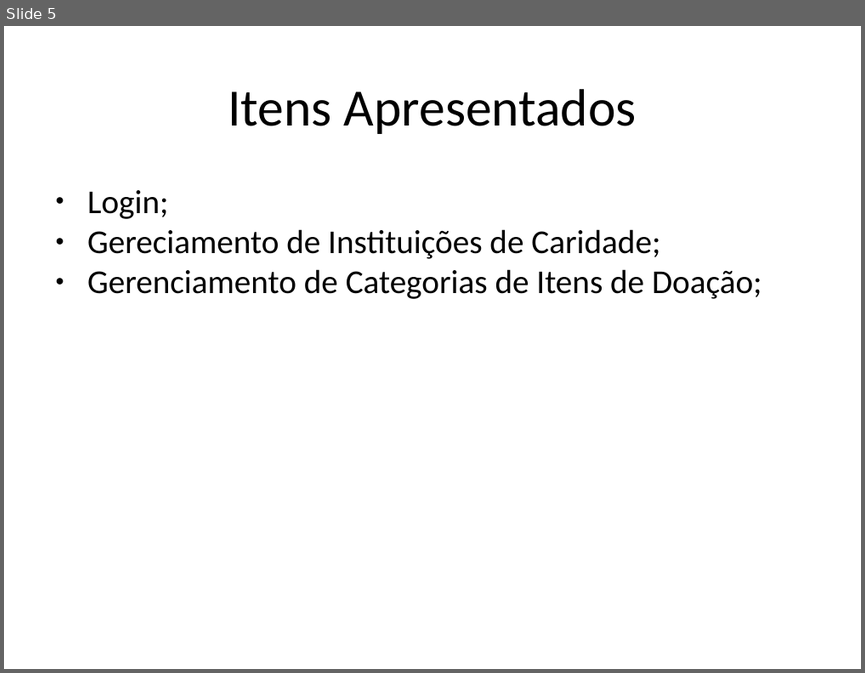
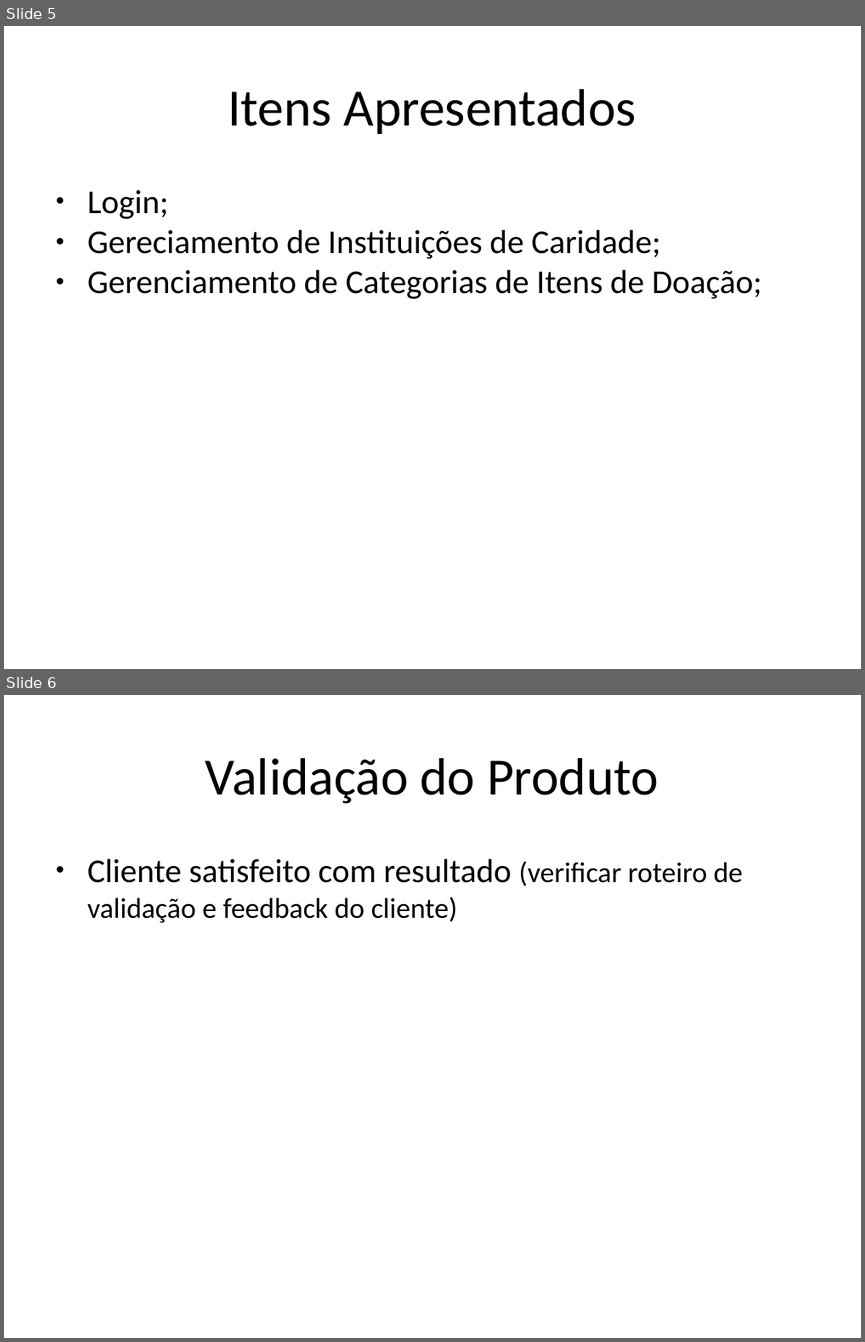
Before and after one commit to AjudeMais/ajudeMais-Projeto, a slide deck: Projeto-AjudeMais/002-Acompanhamento/Iteracao-01/ADR - apresentacao de resultados-IT01.pptx. Shown one above the other, each under a label of ours: slide 5 before the commit, slides 5 and 6 after it. The pictures are 865x673 and 865x1342 pixels, drawn with LibreOffice and Linux fonts; fonts in the diff are those of the drawing. Boxes give left, top, right and bottom in pixels: in the first picture for what was removed or moved away, otherwise in the second. Text is boxed around its words. In the diff, an @@ line names an element or a change of style, - is before the commit and + after.

```diff
--- a/Projeto-AjudeMais/002-Acompanhamento/Iteracao-01/ADR - apresentacao de resultados-IT01.pptx
+++ b/Projeto-AjudeMais/002-Acompanhamento/Iteracao-01/ADR - apresentacao de resultados-IT01.pptx
@@ slide 6 added at (4,695,861,1338), background #FFFFFF @@
@@ text added at (205,758,658,804), 44 pt, text #000000 @@
+Validação do Produto
@@ text added at (87,858,743,923), 24 pt, text #000000 @@
+● Cliente satisfeito com resultado (verificar roteiro de validação e feedback do cliente)
```
Also in this commit, not shown: 3 slides changed, 8 other slides added, 1 slide removed, 2 other files.
